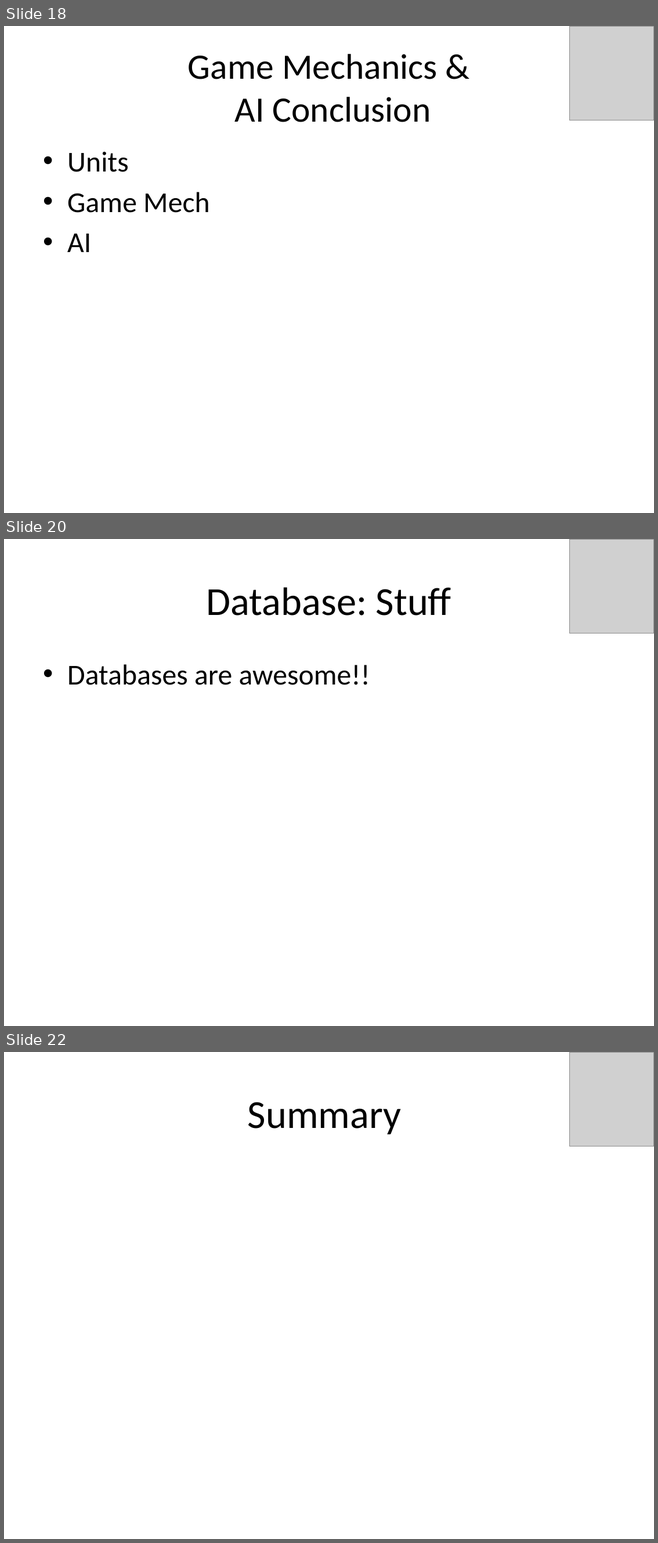
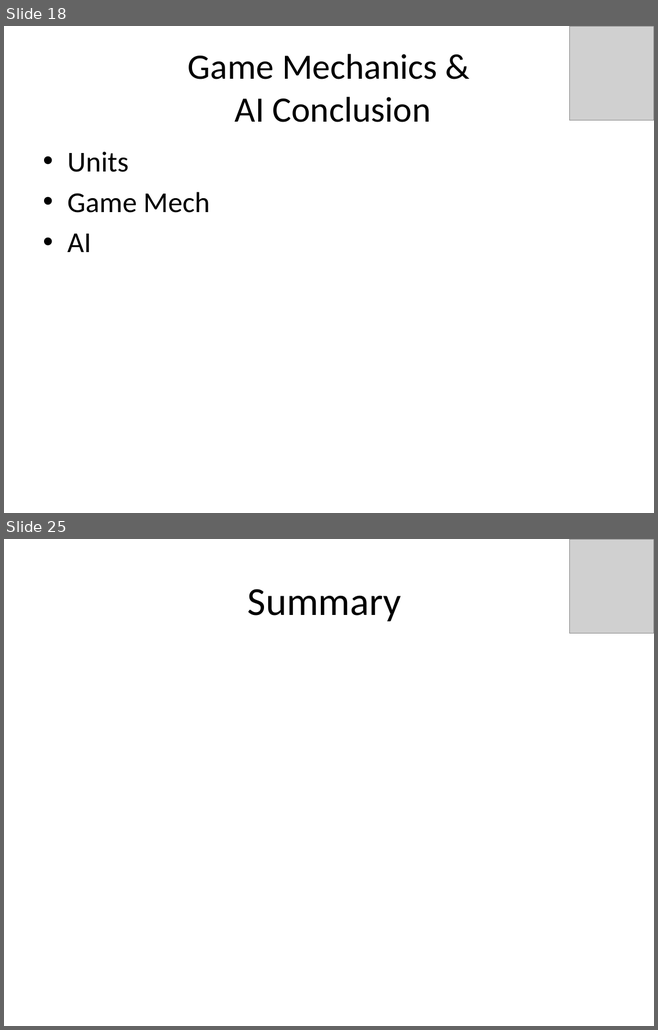
Before and after one commit to idxExtropy/duel-reality, a slide deck: Docs/DUEL REALITY .pptx. Shown one above the other, each under a label of ours: slides 18, 20 and 22 before the commit, slides 18 and 25 after it; the slides between them are not shown. The pictures are 658x1543 and 658x1030 pixels, drawn with LibreOffice and Linux fonts; fonts in the diff are those of the drawing; grey boxes stand for pictures. Boxes give left, top, right and bottom in pixels: in the first picture for what was removed or moved away, otherwise in the second. Text is boxed around its words. In the diff, an @@ line names an element or a change of style, - is before the commit and + after.

Commit message:
with database updating

```diff
--- a/Docs/DUEL REALITY .pptx
+++ b/Docs/DUEL REALITY .pptx
@@ slide 20 removed at (4, 539, 654, 1026), background #FFFFFF @@
@@ picture removed at (569, 539, 654, 633) @@
@@ title removed at (206, 587, 451, 616) @@
-Database: Stuff
@@ text removed at (67, 664, 370, 685) @@
-• Databases are awesome!!
@@ what was slide 22 is now slide 25 @@
```
Also in this commit, not shown: 6 slides added, 2 other slides removed.
